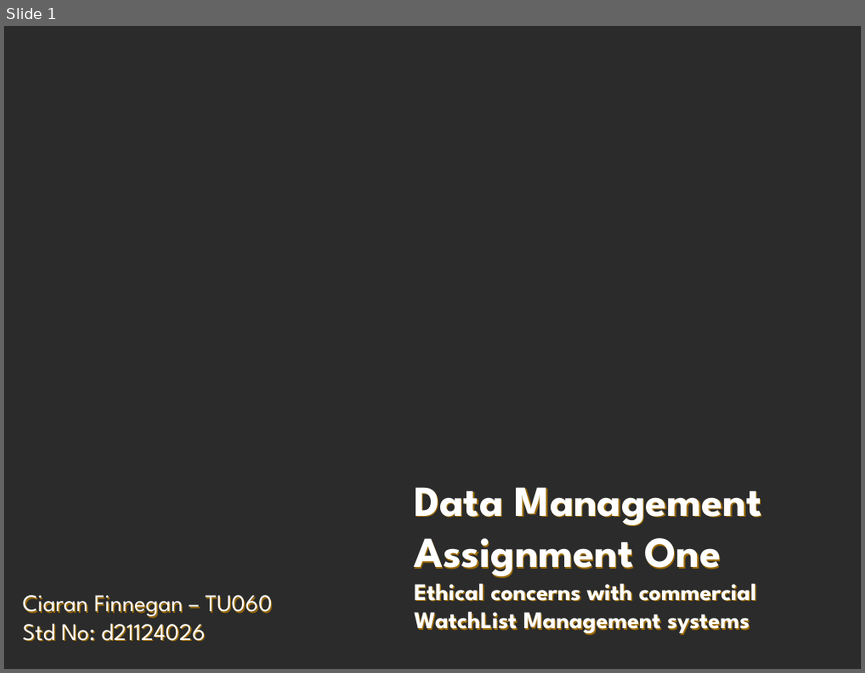
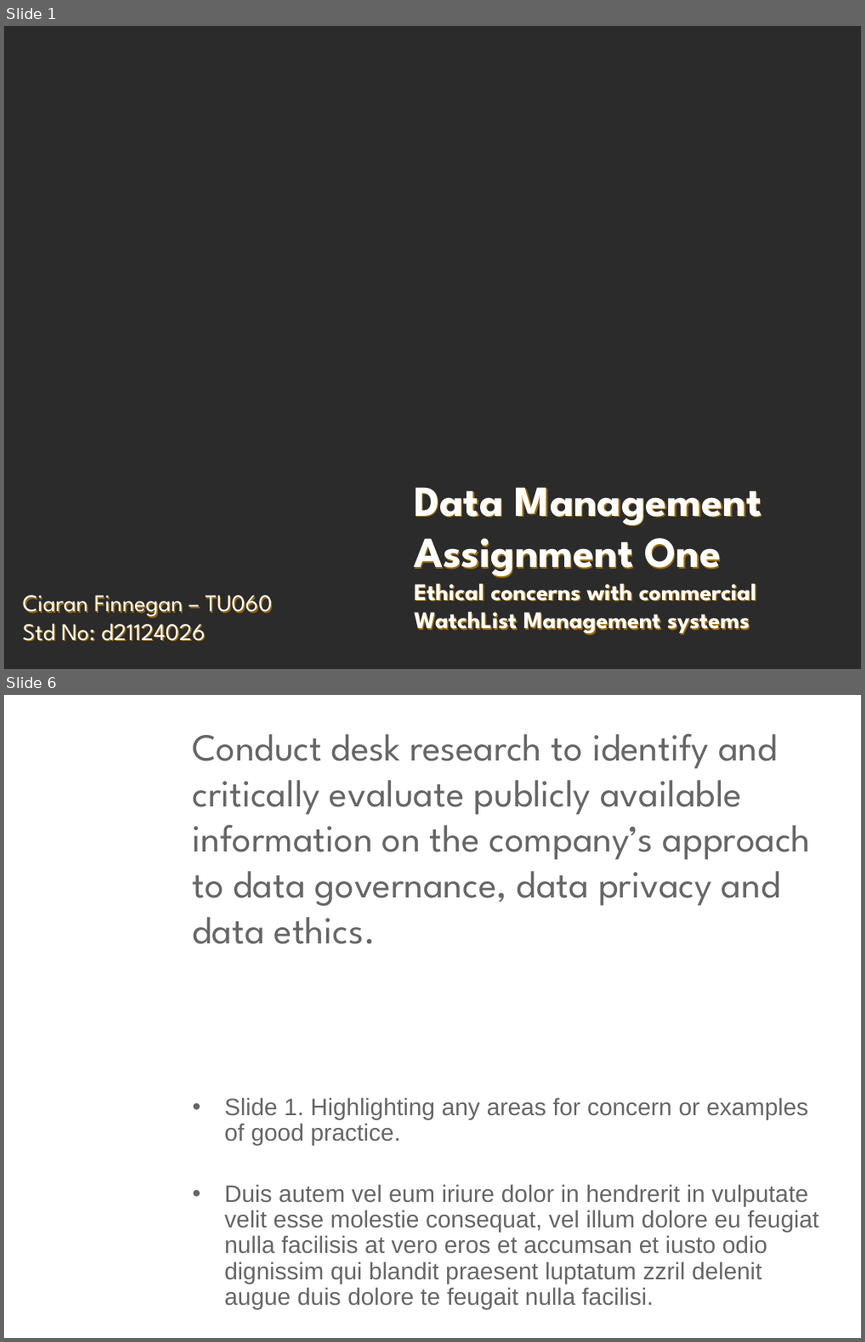
Before and after one commit to JackDaedalus/DataMgmtCA1, a slide deck: PPT_CA1/Data Management - CA1 - Ethics Gov Privacy - Student Ciaran Finnegan d21124026 v1-0 100222.pptx. Shown one above the other, each under a label of ours: slide 1 before the commit, slides 1 and 6 after it; the slides between them are not shown. The pictures are 865x673 and 865x1342 pixels, drawn with LibreOffice and Linux fonts; fonts in the diff are those of the drawing; background and template pictures are left out; a plain dark background stands for a picture behind light text. Boxes give left, top, right and bottom in pixels: in the first picture for what was removed or moved away, otherwise in the second. Text is boxed around its words. In the diff, an @@ line names an element or a change of style, - is before the commit and + after.

```diff
--- a/PPT_CA1/Data Management - CA1 - Ethics Gov Privacy - Student Ciaran Finnegan d21124026 v1-0 100222.pptx
+++ b/PPT_CA1/Data Management - CA1 - Ethics Gov Privacy - Student Ciaran Finnegan d21124026 v1-0 100222.pptx
@@ slide 6 added at [4, 695, 861, 1338], background picture (left out) @@
@@ title added at [193, 733, 811, 944], 32 pt, text #666666 @@
+Conduct desk research to identify and critically evaluate publicly available information on the company’s approach to data governance, data privacy and data ethics.
@@ text added at [224, 1097, 819, 1309], 20 pt, text #666666 @@
+• Slide 1. Highlighting any areas for concern or examples of good practice.
+• Duis autem vel eum iriure dolor in hendrerit in vulputate velit esse molestie consequat, vel illum dolore eu feugiat nulla facilisis at vero eros et accumsan et iusto odio dignissim qui blandit praesent luptatum zzril delenit augue duis dolore te feugait nulla facilisi.
```
Also in this commit, not shown: 2 slides changed, 4 other slides added.
